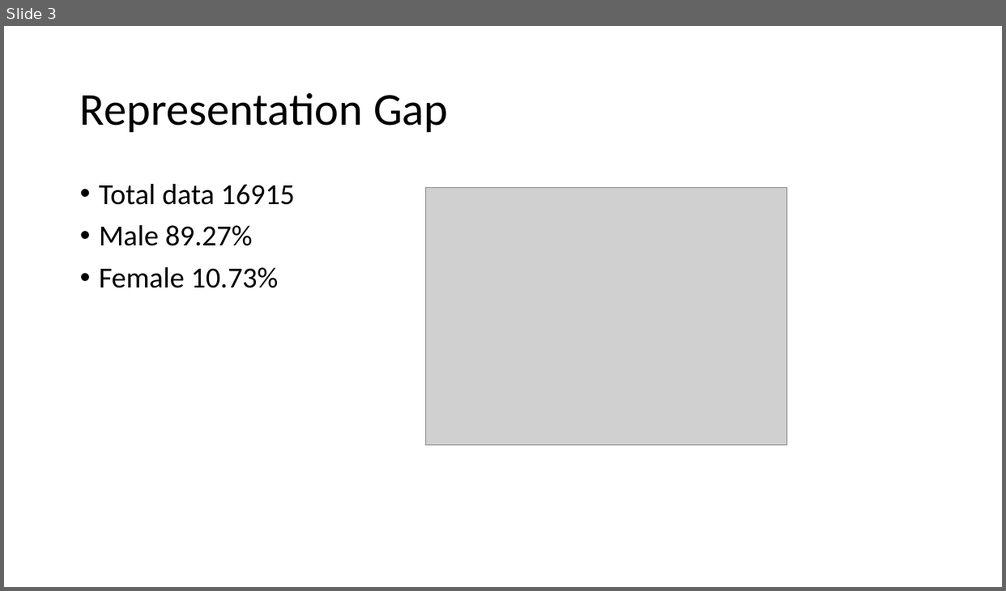
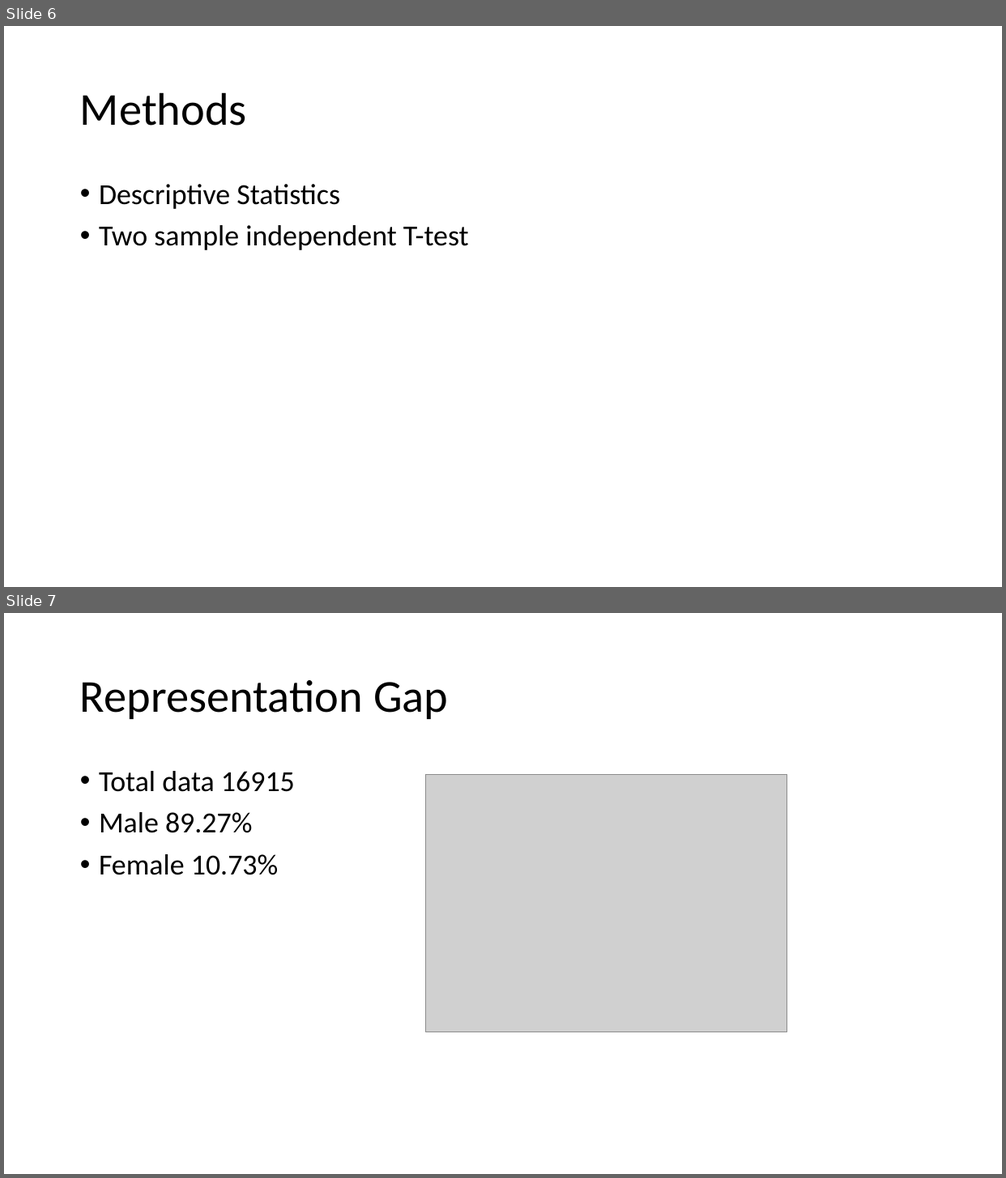
Before and after one commit to polando/GenderGap, a slide deck: Presentation/Final_presentation.pptx. Shown one above the other, each under a label of ours: slide 3 before the commit, slides 6 and 7 after it. The pictures are 1006x591 and 1006x1178 pixels, drawn with LibreOffice and Linux fonts; fonts in the diff are those of the drawing; grey boxes stand for pictures. Boxes give left, top, right and bottom in pixels: in the first picture for what was removed or moved away, otherwise in the second. Text is boxed around its words. In the diff, an @@ line names an element or a change of style, - is before the commit and + after.

```diff
--- a/Presentation/Final_presentation.pptx
+++ b/Presentation/Final_presentation.pptx
@@ slide 6 added at [4, 26, 1002, 587], background #FFFFFF @@
@@ title added at [80, 92, 247, 126], 44 pt, text #000000 @@
+Methods
@@ text added at [99, 184, 469, 250], 28 pt, text #000000 @@
+• Descriptive Statistics
+• Two sample independent T-test
@@ what was slide 3 is now slide 7 @@
```
Also in this commit, not shown: 3 slides changed, 9 other slides added, 2 slides removed.
